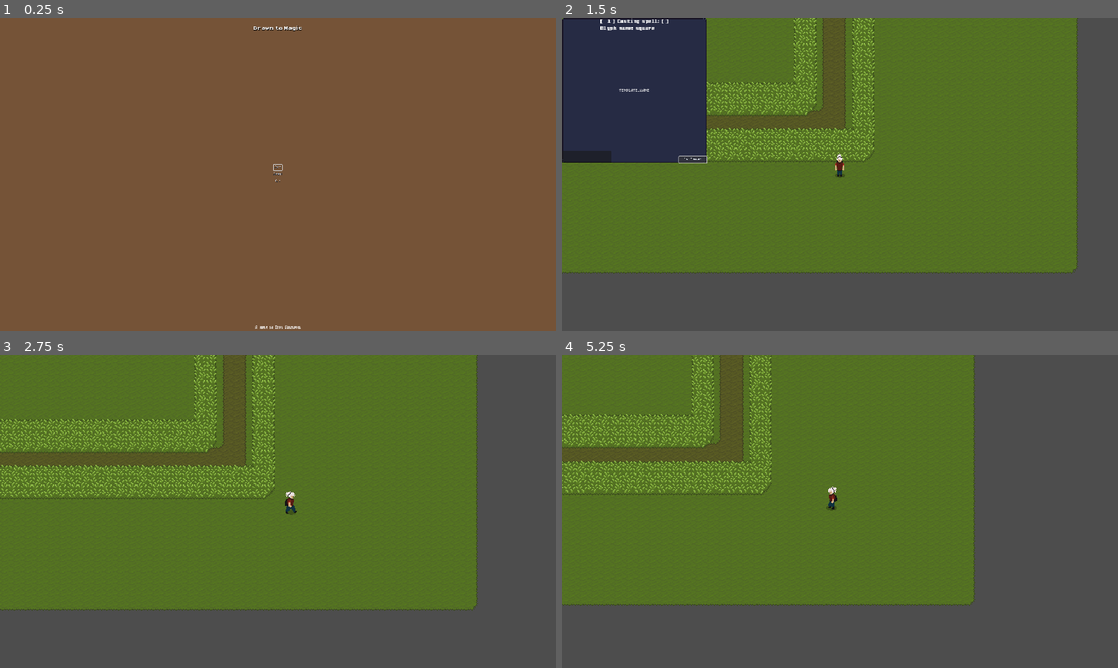
Above: before the commit, frames 1-4 (two rows, left to right).
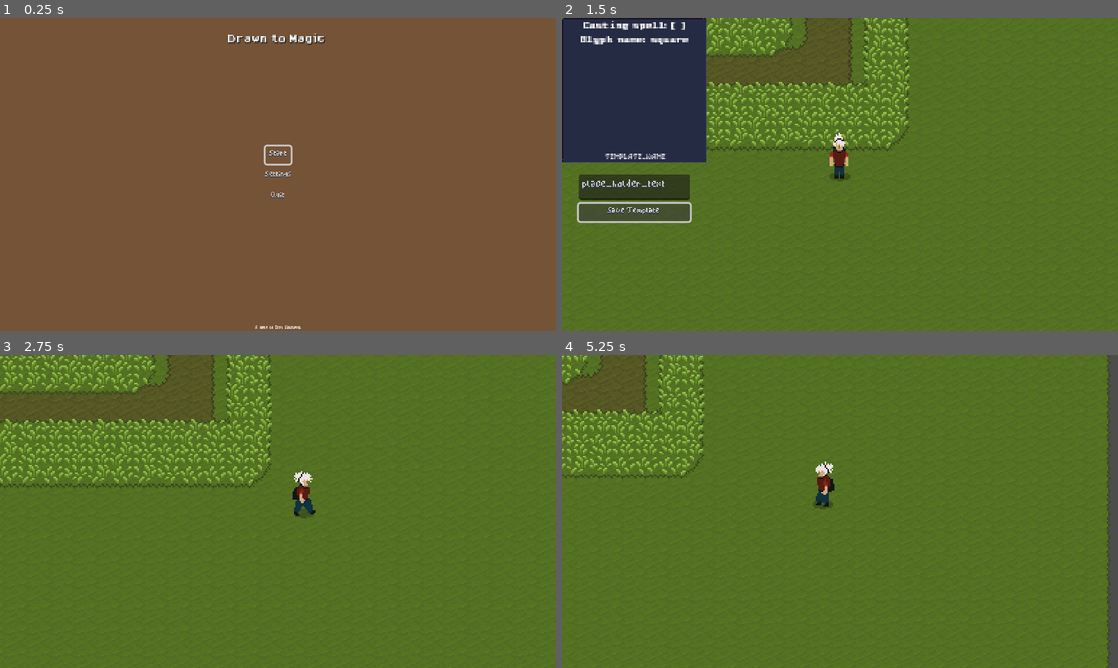
Above: after the commit, the same moments.

Repository: ivangoncharuk/DrawnToMagic
Game: Godot game, scene res://gui/main_menu/main_menu.tscn
Two runs of this game, one before a commit and one after it. Both use one fixed random seed, a clock stepped at 60 frames per second and the inputs below.
Inputs (mouse positions are in pixels of both pictures, inside the frame that each line leads up to):
- Up to frame 1 (0.25 s): no input
- Up to frame 2 (1.5 s): click "Start" at 0.5 s; click "Save Template" at 1.25 s
- Up to frame 3 (2.75 s): move the mouse to (400, 495) at 2.02 s; hold D (right) from 2.03 s (still down); hold G (show_glyph_drawing_window) from 2.03 s (still down); click (400, 495) at 2.17 s
- Up to frame 4 (5.25 s): move the mouse to (728, 527) at 2.77 s; release D (right) at 2.78 s; release G (show_glyph_drawing_window) at 2.78 s; hold S (down) 2.78-3.53 s; tap G (show_glyph_drawing_window) at 2.85, 4.35 s; click (728, 527) at 2.92 s; move the mouse to (895, 442) at 3.52 s; hold D (right) 3.53-4.28 s; hold G (show_glyph_drawing_window) 3.53-4.28 s; click (895, 442) at 3.67 s; move the mouse to (812, 574) at 4.27 s; hold W (up) 4.28-5.03 s; click (812, 574) at 4.42 s; move the mouse to (1006, 558) at 5.02 s; hold A (left) from 5.03 s (still down); hold G (show_glyph_drawing_window) from 5.03 s (still down); click (1006, 558) at 5.17 s

The runs differ from the first frame. In frame 1, 0.6% of the frame differs, in the area x 41-59%, y 2-58%; in frame 2, 37%; in frame 3, 44%; in frame 4, 48%, in the area x 0-99%, y 0-100%.

Commit message:
Fixed ui scaling issue in settings scene

Diff:
--- a/gui/drawing/drawing.gd
+++ b/gui/drawing/drawing.gd
@@ -10,6 +10,10 @@
 @onready var glyph_recognizer : GlyphRecognizer = %GlyphRecognizer
 @onready var spell_label : Label = %SpellName
 @onready var save_glyph_btn : Button = %Button
+
+@onready var glyph_name_text_edit : TextEdit = %TextEdit
+@onready var info_label : Label = %TemplateName
+
 var ctr : int = 0
 
 func _ready() -> void:
@@ -17,6 +21,7 @@
 	line.width = line_width
 	line.default_color = line_color
 	glyph_recognizer = GlyphRecognizer.new()
+	glyph_recognizer.load_templates("glyph_templates.txt")
 
 
 func _input(event: InputEvent) -> void:
@@ -29,6 +34,10 @@
 		name_dialog.set_current_dir(".")
 		name_dialog.connect("file_selected", save_template)
 		name_dialog.popup_centered()
+
+
+
+
 
 
 func toggle_visibility() -> void:
@@ -50,24 +59,28 @@
 					drawing_complete.emit(line.get_points())
 	elif event is InputEventMouseMotion:
 		if event.get_button_mask() and MOUSE_BUTTON_MASK_LEFT:
-#			var local_position = get_local_position(event.position)
 			var local_position = get_viewport().get_mouse_position()
 			if drawing_area_rect.get_rect().has_point(local_position):
 				line.add_point(local_position)
 
 
-func get_local_position(event_position: Vector2) -> Vector2:
-	var local_position = get_viewport(
-					).get_canvas_transform(
-					).affine_inverse(
-					).basis_xform(event_position)
-	local_position -= get_global_position()
+func get_local_position(event_position: Vector2, camera: Camera2D) -> Vector2:
+	var local_position = camera.get_global_mouse_position().snapped(Vector2(1, 1))
+	local_position -= camera.global_position
+	local_position /= camera.global_scale
+	local_position += event_position
 	return local_position
 
 
-func save_template(name: String) -> void:
-	var points = line.get_points()
-	glyph_recognizer.templates[name] = PackedVector2Array(points)
+
+func save_template() -> void:
+	var glyph_name = glyph_name_text_edit.text.strip_edges()
+	if glyph_name != "":
+		var points = line.get_points()
+		glyph_recognizer.templates[name] = PackedVector2Array(points)
+		info_label.text = str("Template ", glyph_name, " saved!")
+	else:
+		info_label.text = "Error: Please enter a name for the template"
 
 
 func _on_drawing_complete(points: PackedVector2Array) -> void:
--- a/gui/drawing/drawing.tscn
+++ b/gui/drawing/drawing.tscn
@@ -17,6 +17,7 @@
 script = ExtResource("1_68axy")
 line_width = 4
 line_color = Color(0.584314, 0.839216, 0, 1)
+metadata/_edit_use_anchors_ = true
 
 [node name="NinePatchRect" type="NinePatchRect" parent="."]
 layout_mode = 1
@@ -47,57 +48,73 @@
 unique_name_in_owner = true
 layout_mode = 1
 anchors_preset = -1
-anchor_left = 0.451562
-anchor_right = 0.548437
-anchor_bottom = 0.0407407
+anchor_left = 0.404167
+anchor_top = 0.00740741
+anchor_right = 0.597917
+anchor_bottom = 0.0888889
+offset_right = -186.0
+offset_bottom = -44.0
 grow_horizontal = 2
+scale = Vector2(2, 2)
 theme_override_fonts/font = ExtResource("4_oced7")
 text = "Casting spell: [ ]
 Glyph name: square"
+horizontal_alignment = 1
+vertical_alignment = 1
 metadata/_edit_use_anchors_ = true
 
-[node name="Button" type="Button" parent="NinePatchRect"]
+[node name="TemplateName" type="Label" parent="NinePatchRect"]
 unique_name_in_owner = true
 layout_mode = 1
-anchors_preset = -1
-anchor_left = 0.808333
-anchor_top = 0.955556
-anchor_right = 1.0
+anchors_preset = 7
+anchor_left = 0.5
+anchor_top = 1.0
+anchor_right = 0.5
 anchor_bottom = 1.0
-grow_horizontal = 0
+offset_left = -104.0
+offset_top = -40.0
+offset_right = 4.0
+offset_bottom = -22.0
+grow_horizontal = 2
 grow_vertical = 0
-text = "Save Template"
-metadata/_edit_use_anchors_ = true
-
-[node name="TextEdit" type="TextEdit" parent="NinePatchRect"]
-unique_name_in_owner = true
-layout_mode = 1
-anchors_preset = -1
-anchor_top = 0.918519
-anchor_right = 0.341667
-anchor_bottom = 1.0
-grow_vertical = 0
-metadata/_edit_use_anchors_ = true
-
-[node name="Label" type="Label" parent="NinePatchRect"]
-unique_name_in_owner = true
-layout_mode = 1
-anchors_preset = -1
-anchor_left = 0.447917
-anchor_top = 0.485185
-anchor_right = 0.552083
-anchor_bottom = 0.514815
-grow_horizontal = 2
-grow_vertical = 2
+scale = Vector2(2, 2)
 theme_override_font_sizes/font_size = 22
 text = "TEMPLATE_NAME"
 horizontal_alignment = 1
 vertical_alignment = 1
+
+[node name="VBoxContainer" type="VBoxContainer" parent="NinePatchRect"]
+layout_mode = 1
+anchors_preset = 7
+anchor_left = 0.5
+anchor_top = 1.0
+anchor_right = 0.5
+anchor_bottom = 1.0
+offset_left = -192.0
+offset_top = 40.0
+offset_right = -64.0
+offset_bottom = 93.0
+grow_horizontal = 2
+grow_vertical = 0
+scale = Vector2(3, 3)
+metadata/_edit_group_ = true
+
+[node name="TextEdit" type="TextEdit" parent="NinePatchRect/VBoxContainer"]
+unique_name_in_owner = true
+custom_minimum_size = Vector2(2.08165e-12, 30)
+layout_mode = 2
+text = "place_holder_text"
 metadata/_edit_use_anchors_ = true
+
+[node name="Button" type="Button" parent="NinePatchRect/VBoxContainer"]
+unique_name_in_owner = true
+layout_mode = 2
+text = "Save Template"
 
 [node name="Line" type="Line2D" parent="."]
 unique_name_in_owner = true
 
 [node name="GlyphRecognizer" parent="." instance=ExtResource("5_3mrv6")]
+unique_name_in_owner = true
 
 [connection signal="drawing_complete" from="." to="." method="_on_drawing_complete"]
--- a/gui/main_menu/fading_background/fading_background.gd
+++ b/gui/main_menu/fading_background/fading_background.gd
@@ -18,9 +18,9 @@
 
 func _on_Timer_timeout() -> void:
 	var tween = create_tween()
-	var elapsed_time: int = Time.get_ticks_msec() - start_time
-	var elapsed_seconds = elapsed_time / 1000
+	var elapsed_time : int = Time.get_ticks_msec() - start_time
+	var elapsed_seconds : int = elapsed_time / 1000
 	var phase = elapsed_seconds % 10  # Calculate the phase of the animation (10 seconds per cycle)
 	var index = int(phase / 10.0 * len(color_palette))  # Calculate the index of the color to use
-	var color = color_palette[index]  # Get the color from the palette
-	tween.tween_property(self, "color", color, 5).set_trans(Tween.TRANS_LINEAR)
+	var new_color = color_palette[index]  # Get the color from the palette
+	tween.tween_property(self, "color", new_color, 5).set_trans(Tween.TRANS_LINEAR)
--- a/gui/main_menu/main_menu.tscn
+++ b/gui/main_menu/main_menu.tscn
@@ -36,10 +36,11 @@
 anchors_preset = 5
 anchor_left = 0.5
 anchor_right = 0.5
-offset_left = -106.0
-offset_right = 106.0
+offset_left = -216.0
+offset_right = -4.0
 offset_bottom = 72.0
 grow_horizontal = 2
+scale = Vector2(2, 2)
 theme_type_variation = &"HeaderLarge"
 theme_override_colors/font_shadow_color = Color(0, 0, 0, 1)
 theme_override_fonts/font = ExtResource("3_7f1e0")
@@ -66,22 +67,22 @@
 
 [node name="MenuOptions" type="VFlowContainer" parent="."]
 layout_mode = 1
-anchors_preset = 8
-anchor_left = 0.5
-anchor_top = 0.5
-anchor_right = 0.5
-anchor_bottom = 0.5
-offset_left = -18.5
-offset_top = -65.5
-offset_right = 18.5
-offset_bottom = 65.5
+anchors_preset = -1
+anchor_left = 0.470833
+anchor_top = 0.340741
+anchor_right = 0.528646
+anchor_bottom = 0.668519
+offset_right = -74.0
+offset_bottom = -236.0
 grow_horizontal = 2
 grow_vertical = 2
+scale = Vector2(3, 3)
 focus_mode = 1
 alignment = 1
 script = ExtResource("4_eey0t")
 gameplay_scene = ExtResource("5_lljbb")
 settings_scene = ExtResource("6_sjnej")
+metadata/_edit_use_anchors_ = true
 
 [node name="Start" type="Button" parent="MenuOptions"]
 layout_mode = 2
--- a/gui/main_theme.tres
+++ b/gui/main_theme.tres
@@ -7,3 +7,4 @@
 Button/font_sizes/font_size = 12
 Button/fonts/font = ExtResource("1_rpt71")
 Label/fonts/font = ExtResource("2_p4p45")
+TextEdit/fonts/font = ExtResource("1_rpt71")
--- a/gui/paused/Options.gd
+++ b/gui/paused/Options.gd
@@ -2,7 +2,6 @@
 
 func _ready():
 	focus()
-
 	if !OS.has_feature("pc"):
 		$Quit.hide()
 
--- a/gui/paused/paused.tscn
+++ b/gui/paused/paused.tscn
@@ -27,15 +27,18 @@
 
 [node name="Title" type="Label" parent="."]
 layout_mode = 1
-anchors_preset = 5
+anchors_preset = 8
 anchor_left = 0.5
+anchor_top = 0.5
 anchor_right = 0.5
-offset_left = -216.0
-offset_top = 86.0
-offset_right = -172.0
-offset_bottom = 108.0
+anchor_bottom = 0.5
+offset_left = -64.0
+offset_top = -100.0
+offset_right = -39.0
+offset_bottom = -86.0
 grow_horizontal = 2
-scale = Vector2(10, 10)
+grow_vertical = 2
+scale = Vector2(5, 5)
 theme_override_colors/font_shadow_color = Color(0, 0, 0, 1)
 text = "Paused"
 horizontal_alignment = 1
@@ -46,12 +49,10 @@
 anchors_preset = 5
 anchor_left = 0.5
 anchor_right = 0.5
-offset_left = -640.0
-offset_top = 16.0
-offset_right = -383.0
-offset_bottom = 30.0
+offset_left = -128.5
+offset_right = 128.5
+offset_bottom = 14.0
 grow_horizontal = 2
-scale = Vector2(5, 5)
 theme_override_colors/font_shadow_color = Color(0, 0, 0, 0.478431)
 text = "Press  P, or ESC to resume."
 horizontal_alignment = 1
@@ -63,13 +64,12 @@
 anchor_top = 0.5
 anchor_right = 0.5
 anchor_bottom = 0.5
-offset_left = -80.0
-offset_top = -76.0
-offset_right = 1.0
-offset_bottom = -1.0
+offset_left = -40.5
+offset_top = -37.5
+offset_right = 40.5
+offset_bottom = 37.5
 grow_horizontal = 2
 grow_vertical = 2
-scale = Vector2(2, 2)
 shortcut_context = NodePath("Resume")
 alignment = 1
 script = ExtResource("3_k07gg")
@@ -77,16 +77,20 @@
 
 [node name="Resume" type="Button" parent="PauseOptions"]
 layout_mode = 2
+focus_neighbor_bottom = NodePath("../MainMenu")
 text = "Resume"
 flat = true
 
 [node name="MainMenu" type="Button" parent="PauseOptions"]
 layout_mode = 2
+focus_neighbor_top = NodePath("../Resume")
+focus_neighbor_bottom = NodePath("../Quit")
 text = "Return to Main Menu"
 flat = true
 
 [node name="Quit" type="Button" parent="PauseOptions"]
 layout_mode = 2
+focus_neighbor_top = NodePath("../MainMenu")
 text = "Quit"
 flat = true
 
--- a/gui/settings/settings.tscn
+++ b/gui/settings/settings.tscn
@@ -1,8 +1,10 @@
-[gd_scene load_steps=7 format=3 uid="uid://dqavdisrwhbr5"]
+[gd_scene load_steps=9 format=3 uid="uid://dqavdisrwhbr5"]
 
 [ext_resource type="Theme" uid="uid://1jwq3b8h2nu0" path="res://gui/main_theme.tres" id="1_lk21s"]
 [ext_resource type="Script" path="res://gui/settings/settings_controls.gd" id="1_mmaky"]
 [ext_resource type="Script" path="res://gui/settings/fullscreen_toggle.gd" id="2_5l5tc"]
+[ext_resource type="FontFile" uid="uid://ojikc81t35m1" path="res://assets/font/MinimalPixel v2.ttf" id="2_ivspi"]
+[ext_resource type="FontFile" uid="uid://fr60pojl04lt" path="res://assets/font/minimalpixel.fnt" id="3_8a5oi"]
 [ext_resource type="Script" path="res://gui/settings/sfx_toggle.gd" id="3_n6nlb"]
 [ext_resource type="Script" path="res://gui/settings/music_toggle.gd" id="4_s1svy"]
 [ext_resource type="Script" path="res://gui/settings/back_button.gd" id="5_x47bl"]
@@ -27,48 +29,55 @@
 
 [node name="Title" type="Label" parent="."]
 layout_mode = 1
-anchors_preset = -1
+anchors_preset = 5
 anchor_left = 0.5
 anchor_right = 0.5
-anchor_bottom = 0.03
-offset_left = -56.0
-offset_top = 40.0
-offset_right = 53.0
-offset_bottom = 21.6
+offset_left = -416.0
+offset_top = 56.0
+offset_right = -300.0
+offset_bottom = 87.0
 grow_horizontal = 2
+scale = Vector2(7, 7)
 theme_type_variation = &"HeaderLarge"
+theme_override_fonts/font = ExtResource("2_ivspi")
 text = "Settings"
 horizontal_alignment = 1
+vertical_alignment = 1
 
 [node name="Explainer" type="Label" parent="."]
 layout_mode = 1
 anchors_preset = 5
 anchor_left = 0.5
 anchor_right = 0.5
-offset_left = -192.0
-offset_top = 80.0
-offset_right = 187.0
-offset_bottom = 132.0
+offset_left = -1128.0
+offset_top = 336.0
+offset_right = -749.0
+offset_bottom = 388.0
 grow_horizontal = 2
-text = "Configure the game. Settings are automatically saved when changed."
+scale = Vector2(6, 6)
+theme_override_fonts/font = ExtResource("3_8a5oi")
+text = "Settings are automatically saved when changed."
 horizontal_alignment = 1
+vertical_alignment = 1
 autowrap_mode = 2
 
 [node name="SettingsControls" type="VFlowContainer" parent="." node_paths=PackedStringArray("shortcut_context")]
 layout_mode = 1
-anchors_preset = 13
+anchors_preset = 8
 anchor_left = 0.5
+anchor_top = 0.5
 anchor_right = 0.5
-anchor_bottom = 1.0
-offset_left = -76.0
-offset_top = 234.0
-offset_right = 77.0
-offset_bottom = -9.0
+anchor_bottom = 0.5
+offset_left = -240.0
+offset_top = 28.0001
+offset_right = -143.0
+offset_bottom = 140.0
 grow_horizontal = 2
 grow_vertical = 2
+scale = Vector2(5, 5)
 shortcut_context = NodePath("")
-alignment = 1
 script = ExtResource("1_mmaky")
+metadata/_edit_group_ = true
 
 [node name="FullscreenToggle" type="CheckButton" parent="SettingsControls"]
 layout_mode = 2
--- a/levels/game_level_1.tscn
+++ b/levels/game_level_1.tscn
@@ -33,7 +33,7 @@
 
 [node name="Camera2D" type="Camera2D" parent="."]
 position = Vector2(624, 400)
-zoom = Vector2(2.5, 2.5)
+zoom = Vector2(5, 5)
 position_smoothing_enabled = true
 rotation_smoothing_enabled = true
 
@@ -58,11 +58,11 @@
 
 [node name="Drawing" parent="UI/Control" instance=ExtResource("5_iycpj")]
 layout_mode = 1
-anchors_preset = 0
-anchor_right = 0.0
-anchor_bottom = 0.0
-offset_right = 500.0
-offset_bottom = 500.0
+anchors_preset = -1
+anchor_right = 0.360417
+anchor_bottom = 0.455556
+offset_right = -192.0
+offset_bottom = 8.0
 grow_horizontal = 1
 grow_vertical = 1
 line_width = 2
--- a/project.godot
+++ b/project.godot
@@ -62,10 +62,20 @@
 "events": [Object(InputEventKey,"resource_local_to_scene":false,"resource_name":"","device":-1,"window_id":0,"alt_pressed":false,"shift_pressed":false,"ctrl_pressed":false,"meta_pressed":false,"pressed":false,"keycode":0,"physical_keycode":71,"key_label":0,"unicode":103,"echo":false,"script":null)
 ]
 }
+fireball={
+"deadzone": 0.5,
+"events": [Object(InputEventKey,"resource_local_to_scene":false,"resource_name":"","device":-1,"window_id":0,"alt_pressed":false,"shift_pressed":false,"ctrl_pressed":false,"meta_pressed":false,"pressed":false,"keycode":0,"physical_keycode":32,"key_label":0,"unicode":32,"echo":false,"script":null)
+]
+}
 save_glyph_template={
 "deadzone": 0.5,
 "events": []
 }
+
+[layer_names]
+
+2d_physics/layer_1="Player"
+2d_physics/layer_2="World"
 
 [rendering]
 
--- a/scripts/glyph_recognizer.gd
+++ b/scripts/glyph_recognizer.gd
@@ -38,6 +38,34 @@
 #		points.append(Vector2(x, y))
 #	return points
 #	return []
+
+
+var glyph_templates = {}
+
+func load_templates(file_path: String) -> Dictionary:
+	var file = FileAccess.open(file_path, FileAccess.READ)
+	if file == null:
+		return {}
+	var contents = file.get_as_text()
+	file.close()
+
+	var templates = {}
+	for line in contents.split("\n"):
+		line = line.lstrip(" ").rstrip(" ")
+		if line == "":
+			continue
+		var template_parts = line.split(",")
+		var glyph_name = template_parts[0]
+		var glyph_points = []
+		for i in range(1, len(template_parts), 2):
+			var x = float(template_parts[i])
+			var y = float(template_parts[i + 1])
+			glyph_points.append(Vector2(x, y))
+		templates[glyph_name] = glyph_points
+
+	return templates
+
+
 
 
 func recognize(points: PackedVector2Array) -> String:
